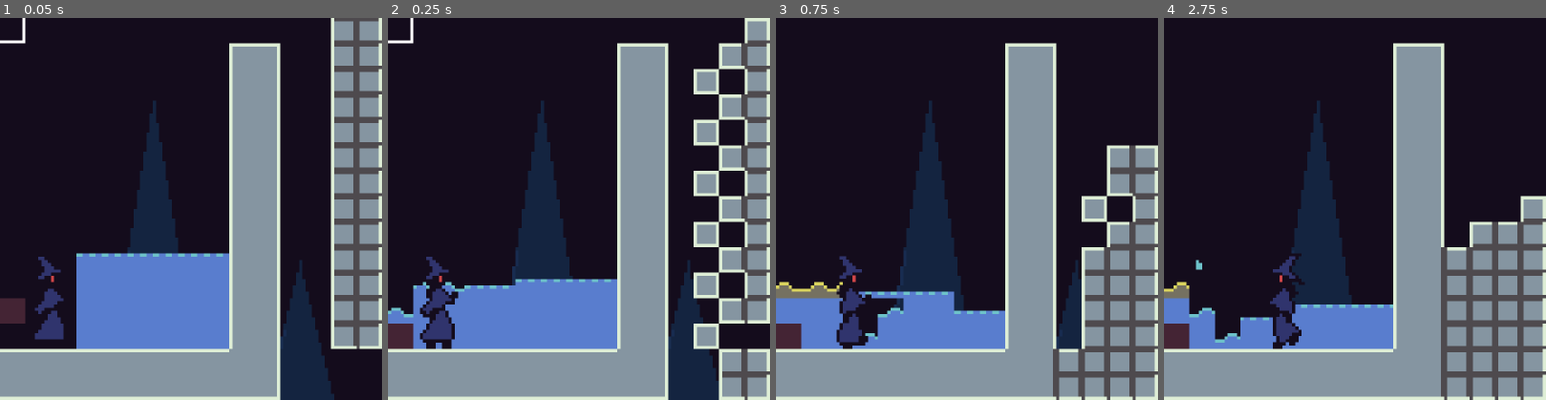
Above: before the commit, frames 1-4 (left to right).
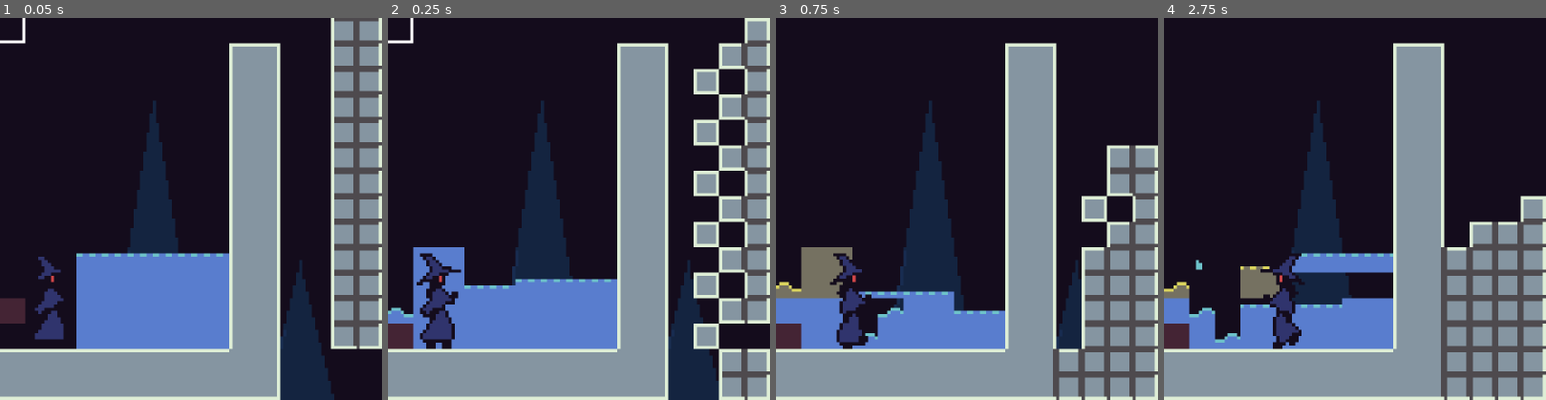
Above: after the commit, the same moments.

Repository: ssjmarx/witchgame
Game: Godot game, scene res://scenes/testing/test_witch.tscn
Same seed, same stepped clock (60 frames per second), same inputs: the game is played once before the commit and once after it. The project has no main scene, so this scene is started directly.
Inputs (mouse positions are % of the whole screen's width and height, from its top left):
- Up to frame 1 (0.05 s): no input
- Up to frame 2 (0.25 s): no input
- Up to frame 3 (0.75 s): tap Enter at 0.5 s; move the mouse to (72, 45) at 0.52 s; hold D from 0.53 s (still down); tap 1 at 0.6 s; click (72, 45) at 0.67 s
- Up to frame 4 (2.75 s): tap Space at 0.77, 1.52 s; tap 2 at 0.8, 1.35 s; move the mouse to (30, 55) at 1.27 s; click (30, 55) at 1.42 s; tap 3 at 1.55, 2.1 s; move the mouse to (60, 28) at 2.02 s; release D at 2.03 s; hold A from 2.03 s (still down); click (60, 28) at 2.17 s; tap 4 at 2.3 s
The pictures show only the part of the screen within x 50-100%, y 50-100%; the shares and areas given below are measured in that part.

Frame 1 is identical in both runs. In frame 2, 1.0% of the frame differs, in the area x 6-20%, y 60-72%; in frame 3, 1.2%; in frame 4, 2.7%, in the area x 20-60%, y 61-80%.

Commit message:
witch liquid handling

Diff:
--- a/scripts/render/liquids.gd
+++ b/scripts/render/liquids.gd
@@ -46,7 +46,7 @@
 	_body.resize(terrain.width)
 
 
-## Paint one tile's liquid: resting bodies distribute their  …(1000 unchanged characters)… column without touching the bank bytes. The pin runs through here: an animating  …(266 unchanged characters)…
+## Paint one tile's liquid: resting bodies distribute their  …(1000 unchanged characters)… column without touching the bank bytes. Actor claims factor the lines: the occupied tiles' drawn level reads liquid plus the claim's displaced volume -- the body's true local waterline, so she walks behind a solid curtain instead of transparency and rain. The pin runs through here: an animating  …(266 unchanged characters)…
 func paint(x: int, y: int, px: int, py: int, blit: Callable) -> void:
 	var i := stone.idx(x, y)
 	if y == 0:
@@ -148,11 +148,13 @@
 		return
 	var kind := _kind_now(i, liq)
 	var crest_v := (water.tick_count >> 3) & 1   # the synchronized ping-pong: one wave every eight ticks, every crest in lockstep
+	var claim := TilePacket.SUB_DISPLACE * pk.get_actor_claim(i)   # the bridge's displacement -- the true local waterline sits this much higher than the tile's own liquid (seek-level raises the neighbors to the same total)
+	var liq_draw := liq + claim
 	var open_b := 2 - TilePacket.POPCOUNT[pattern & BOTTOM_MASK]
 	var open_t := 2 - TilePacket.POPCOUNT[pattern & TOP_MASK]
 	@warning_ignore("integer_division")
-	var d_b := clampi(liq / maxi(8 * open_b, 8), 0, 8)
-	var rem := maxi(liq - 64 * open_b, 0)
+	var d_b := clampi(liq_draw / maxi(8 * open_b, 8), 0, 8)
+	var rem := maxi(liq_draw - 64 * open_b, 0)
 	@warning_ignore("integer_division")
 	var d_t := clampi(rem / maxi(8 * open_t, 8), 0, 8)
 	# the full-water override outranks any playing animation: pinned, or a wave playing under real water -- solid column, bank bytes untouched
@@ -282,9 +284,9 @@
 	return 0 if below_full else liq
 
 
-## The subtile-aware full read: the tile cannot accept one more LINE of liquid -- its pool total plus its solid subtiles' volume crosses the 240 line (so a stone, wood, or soil shelf raises the waterline's full mark with it) (world §9).
+## The subtile-aware full read: the tile cannot accept one more LINE of liquid -- its pool total plus its solid subtiles' and actor claims' volume crosses the 240 line (a stone shelf or a standing body raises the waterline's full mark with it) (world §9).
 func _below_full(b: int) -> bool:
-	return _liquid_total(b) + 64 * TilePacket.POPCOUNT[pk.occlusion_bits(b)] >= 240
+	return _liquid_total(b) + 64 * TilePacket.POPCOUNT[pk.occlusion_bits(b)] + TilePacket.SUB_DISPLACE * pk.get_actor_claim(b) >= 240
 
 ## The kind for a draw: the dry-gap replay override while a banked picture plays out, else the live read.
 func _kind_now(i: int, liq: int) -> String:
Not shown, changed: docs/PROJECT_MAP.md
Not shown, changed: docs/dev_log.md
